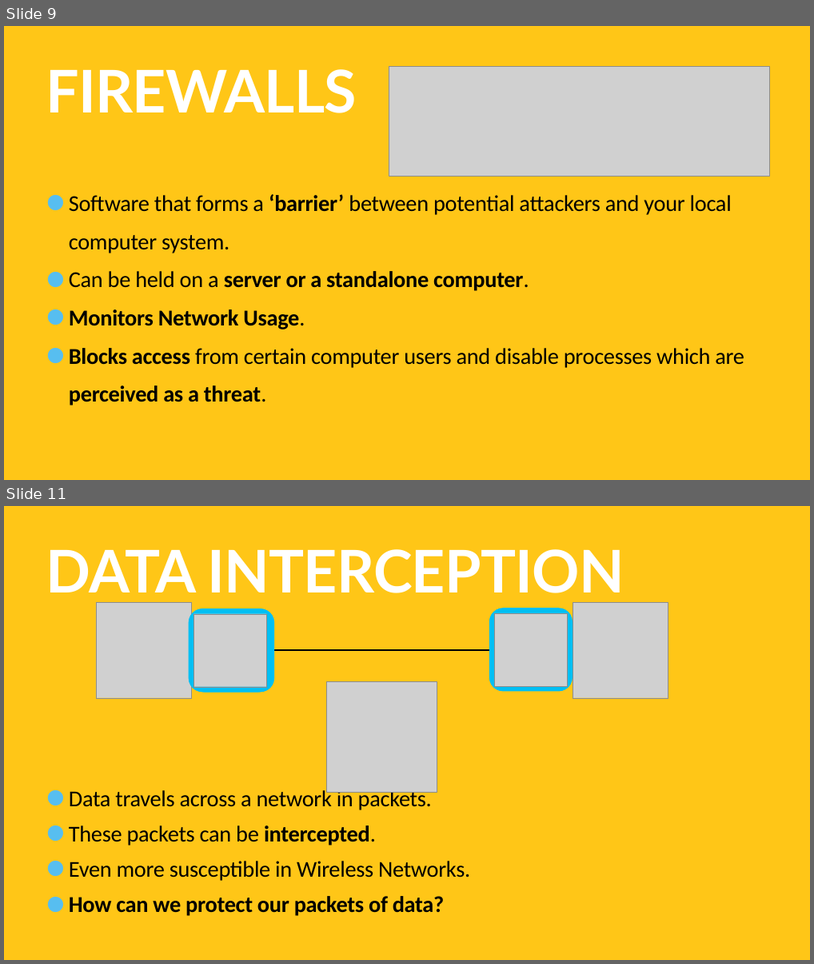
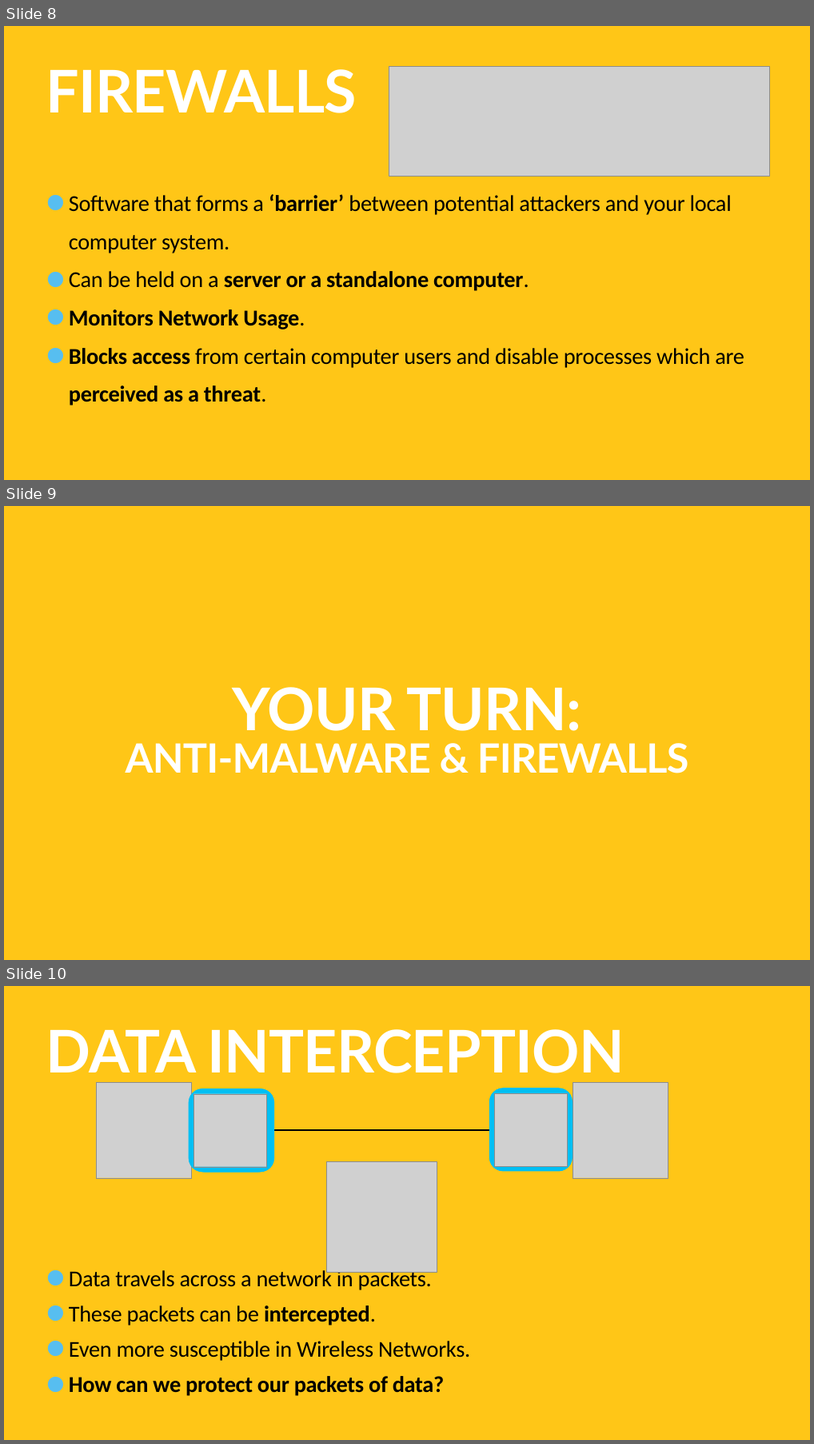
Before and after one commit to TommyWoodley/teaching, a slide deck: Y10/L2/L2.pptx. Shown one above the other, each under a label of ours: slides 9 and 11 before the commit, slides 8, 9 and 10 after it; the slides between them are not shown. The pictures are 814x964 and 814x1444 pixels, drawn with LibreOffice and Linux fonts; fonts in the diff are those of the drawing; grey boxes stand for pictures. Boxes give left, top, right and bottom in pixels: in the first picture for what was removed or moved away, otherwise in the second. Text is boxed around its words. In the diff, an @@ line names an element or a change of style, - is before the commit and + after.

Commit message:
L2: Malware Exercise

```diff
--- a/Y10/L2/L2.pptx
+++ b/Y10/L2/L2.pptx
@@ slide 9 added at box(4, 506, 810, 960), background #FFC617 @@
@@ title added at box(126, 687, 690, 773), 96 pt, text #FFFFFF, bold @@
+YOUR TURN:
+ANTI-MALWARE & FIREWALLS
@@ what was slide 9 is now slide 8 @@
@@ what was slide 11 is now slide 10 @@
```
Also in this commit, not shown: 1 slide changed, 2 slides removed, 1 other file.
